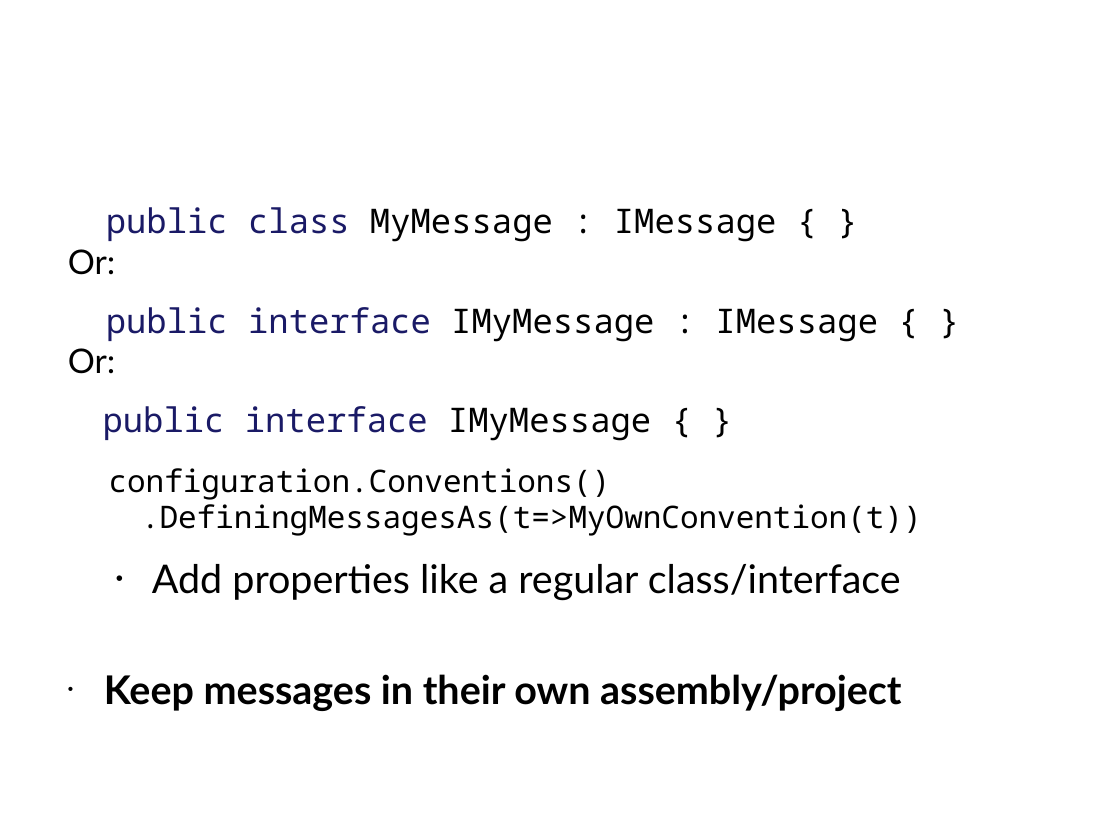
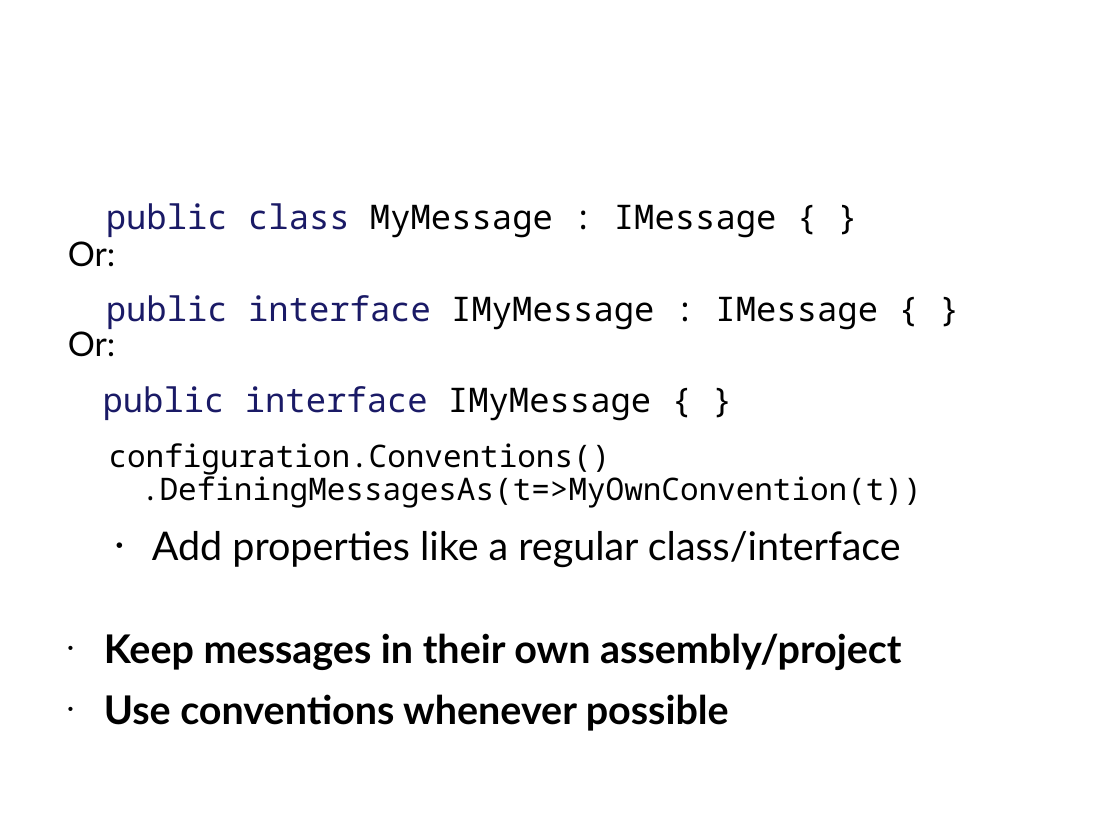
Before and after one commit to Particular/Course.Slides, a slide deck: slide 9 of EnterpriseDevelopmentWithNServiceBus.pptx. Drawn at 1120x840 pixels with LibreOffice and Linux fonts; fonts in the diff are those of the drawing; background and template pictures are left out. Boxes give left, top, right and bottom in pixels: in the first picture for what was removed or moved away, otherwise in the second. Text is boxed around its words. In the diff, an @@ line names an element or a change of style, - is before the commit and + after.

```diff
--- a/EnterpriseDevelopmentWithNServiceBus.pptx
+++ b/EnterpriseDevelopmentWithNServiceBus.pptx
@@ text at [68,203,922,670]: line spacing 0.97 to 0.87 @@
@@ text at [104,694,729,731]: paragraph added @@
+• Use conventions whenever possible
```
Also in this commit, not shown: 11 other slides changed, 2 slides removed, 1 other file.
